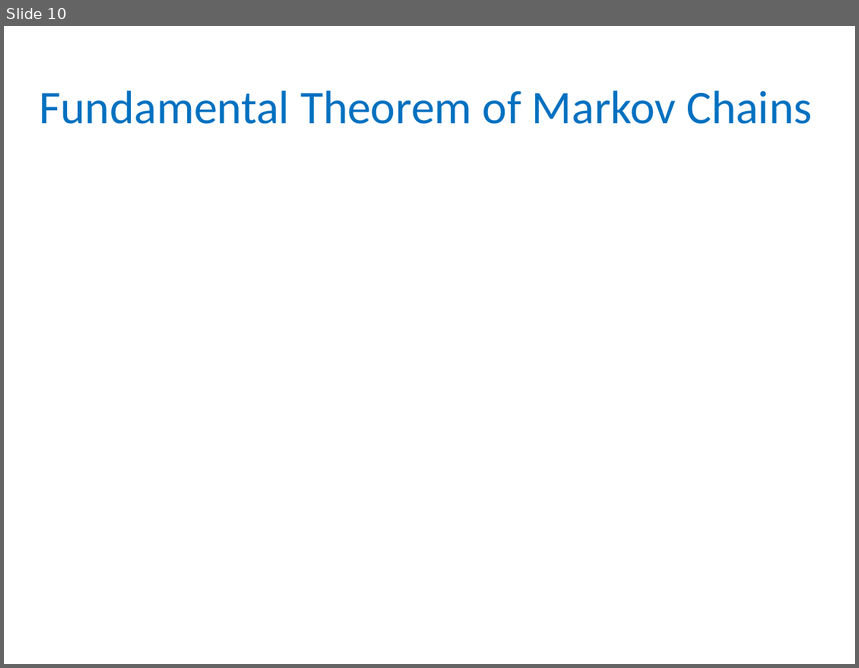
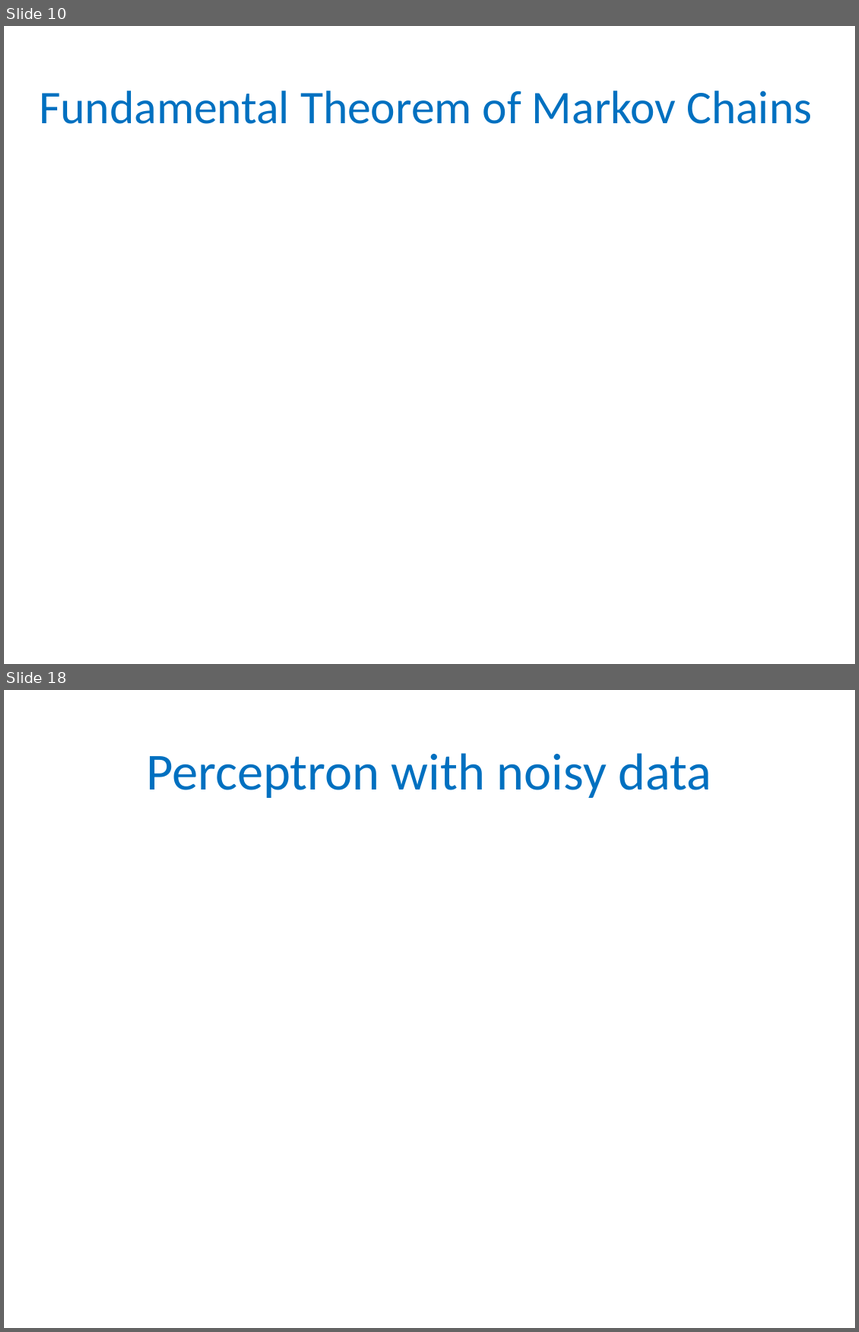
Before and after one commit to gyaroslavtsev/gyaroslavtsev.github.io, a slide deck: b609/lec06.pptx. Shown one above the other, each under a label of ours: slide 10 before the commit, slides 10 and 18 after it; the slides between them are not shown. The pictures are 859x668 and 859x1332 pixels, drawn with LibreOffice and Linux fonts; fonts in the diff are those of the drawing; grey boxes stand for pictures. Boxes give left, top, right and bottom in pixels: in the first picture for what was removed or moved away, otherwise in the second. Text is boxed around its words. In the diff, an @@ line names an element or a change of style, - is before the commit and + after.

```diff
--- a/b609/lec06.pptx
+++ b/b609/lec06.pptx
@@ slide 18 added at [4,690,855,1328], background #FFFFFF @@
@@ title added at [146,753,712,798], 44 pt, text #0070C0 @@
+Perceptron with noisy data
```
Also in this commit, not shown: 1 slide changed, 8 other slides added, 4 other files.
